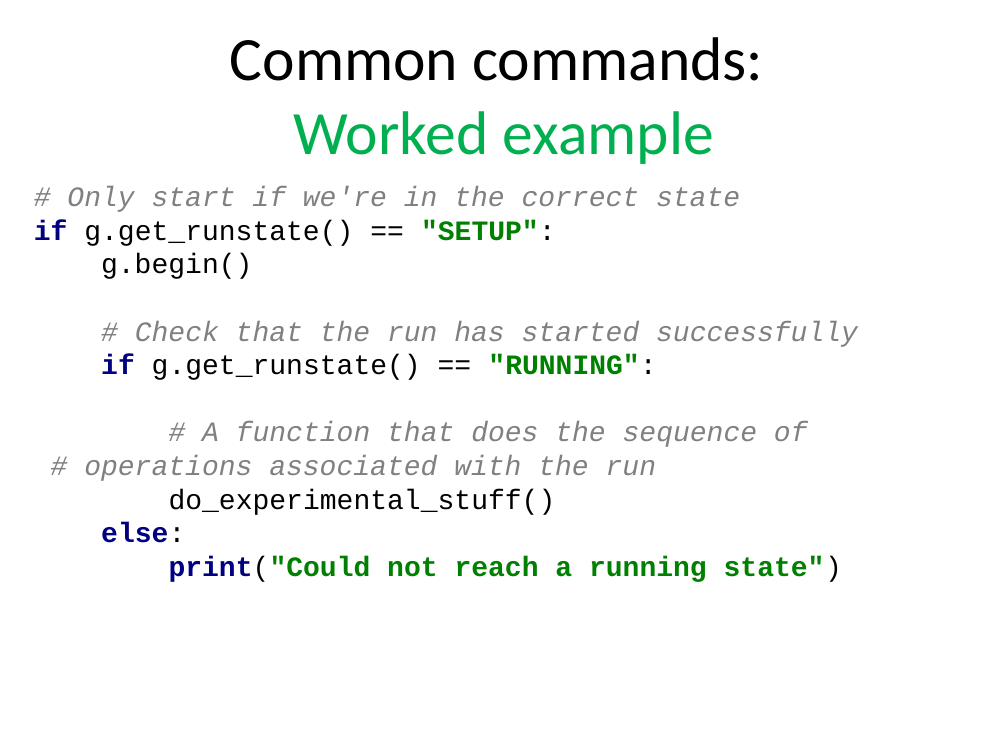
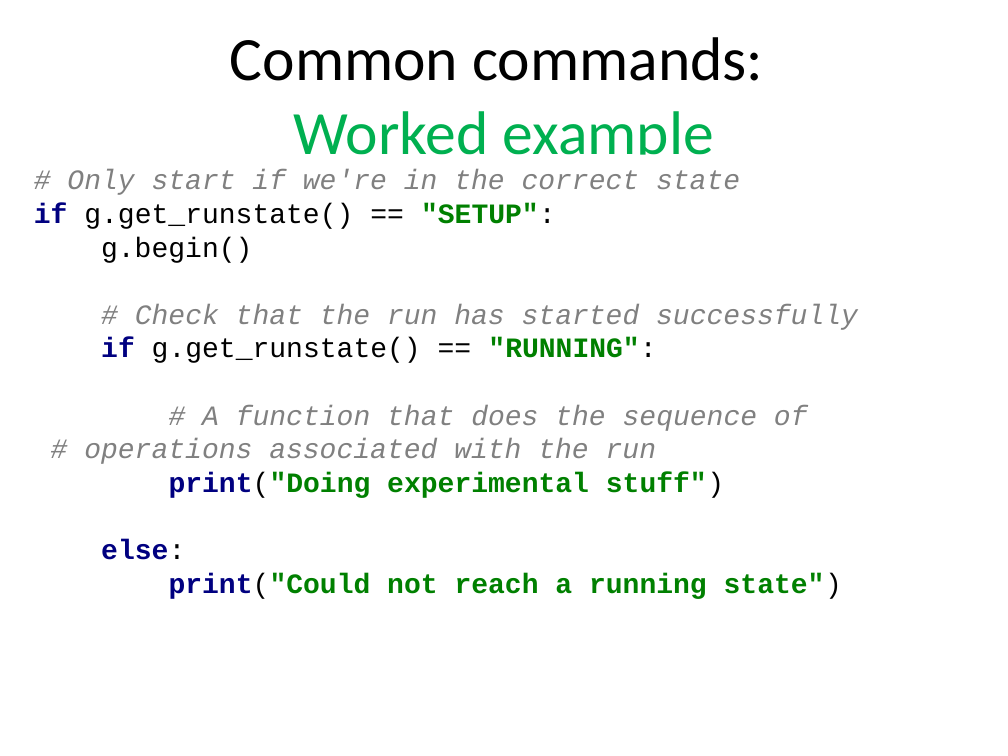
Before and after one commit to ISISComputingGroup/ibex_user_manual, a slide deck: slide 13 of genie_python_and_ibex/genie_python_and_ibex.pptx (slide 11 before the commit). Drawn at 1008x756 pixels with LibreOffice and Linux fonts; fonts in the diff are those of the drawing; background and template pictures are left out. Boxes give left, top, right and bottom in pixels: in the first picture for what was removed or moved away, otherwise in the second. Text is boxed around its words. In the diff, an @@ line names an element or a change of style, - is before the commit and + after.

```diff
--- a/genie_python_and_ibex/genie_python_and_ibex.pptx
+++ b/genie_python_and_ibex/genie_python_and_ibex.pptx
@@ text at <box>34,170,858,599</box>: text changed; italic off @@
-# Only start if we're in the correct state
-if g.get_runstate() == "SETUP":
-g.begin()
-# Check that the run has started successfully
-if g.get_runstate() == "RUNNING":
-# A function that does the sequence of # operations associated with the run
-do_experimental_stuff()
-else:
-print("Could not reach a running state")
+# Only start if we're in the correct state
+if g.get_runstate() == "SETUP":
+g.begin()
+# Check that the run has started successfully
+if g.get_runstate() == "RUNNING":
+# A function that does the sequence of # operations associated with the run
+print("Doing experimental stuff")
+else:
+print("Could not reach a running state")
```
Also in this commit, not shown: 14 other slides changed, 3 slides added, 1 slide removed.
